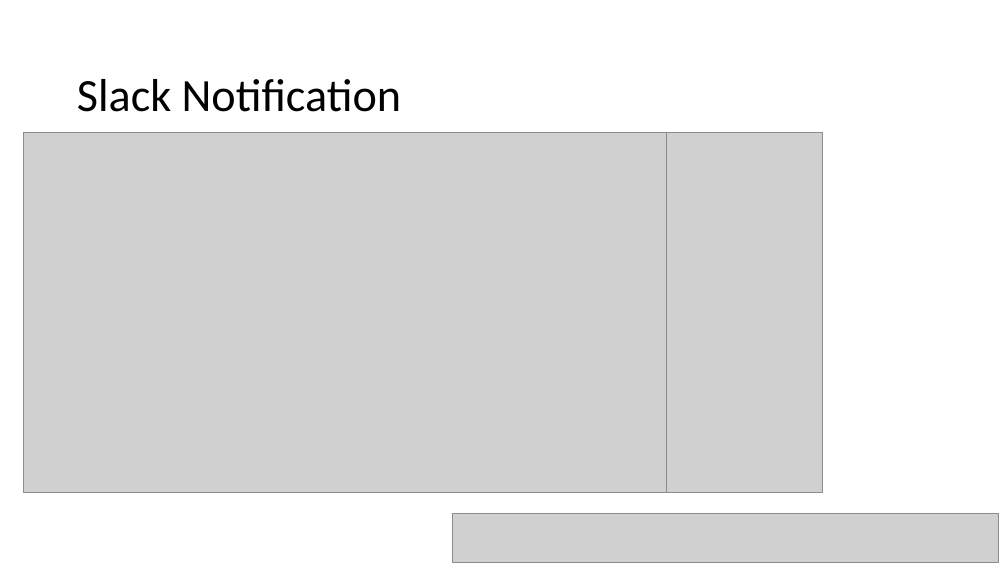
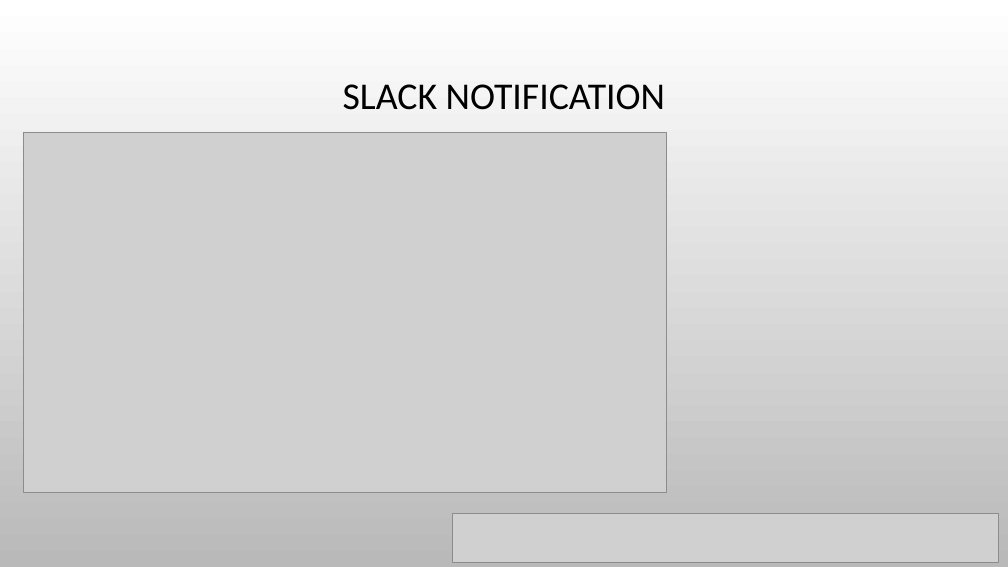
Before and after one commit to DFwJZ/weather_API, a slide deck: slide 7 of Brief_Walkthrough.pptx. Drawn at 1008x567 pixels with LibreOffice and Linux fonts; fonts in the diff are those of the drawing; grey boxes stand for pictures; background and template pictures are left out. Boxes give left, top, right and bottom in pixels: in the first picture for what was removed or moved away, otherwise in the second. Text is boxed around its words. In the diff, an @@ line names an element or a change of style, - is before the commit and + after.

Commit message:
add unit tests for slack_bot(complete) and fetch weather, separate route index code to MVC structure

```diff
--- a/Brief_Walkthrough.pptx
+++ b/Brief_Walkthrough.pptx
@@ background #FFFFFF to picture (left out) @@
@@ title at <box>343,84,665,110</box>: text changed; size 44 to 36 pt @@
-Slack Notification
+SLACK NOTIFICATION
@@ picture removed at <box>666,132,822,492</box> @@
```
Also in this commit, not shown: 14 other slides changed, 1 slide added, 1 slide removed, 7 other files.
